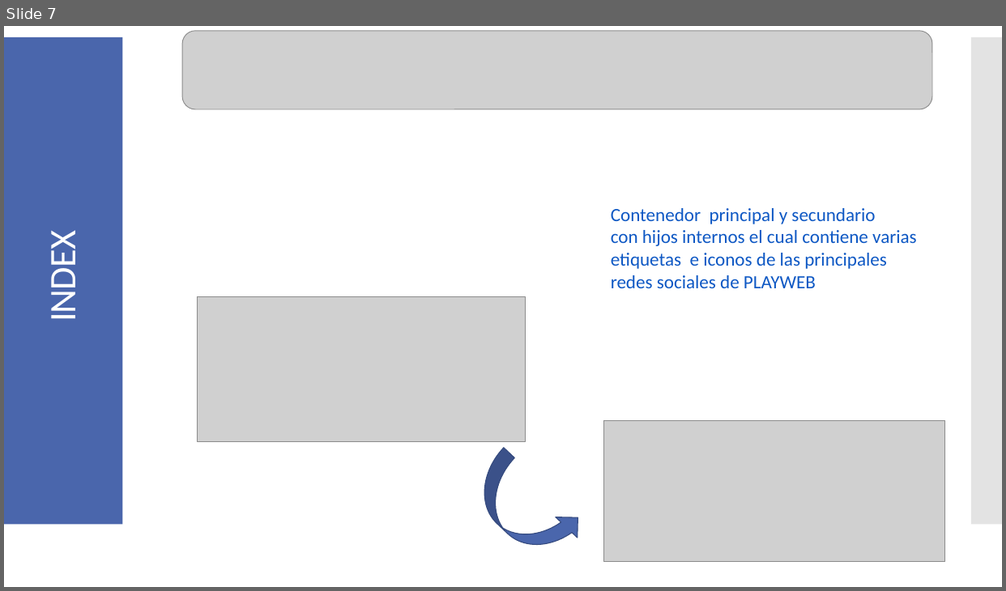
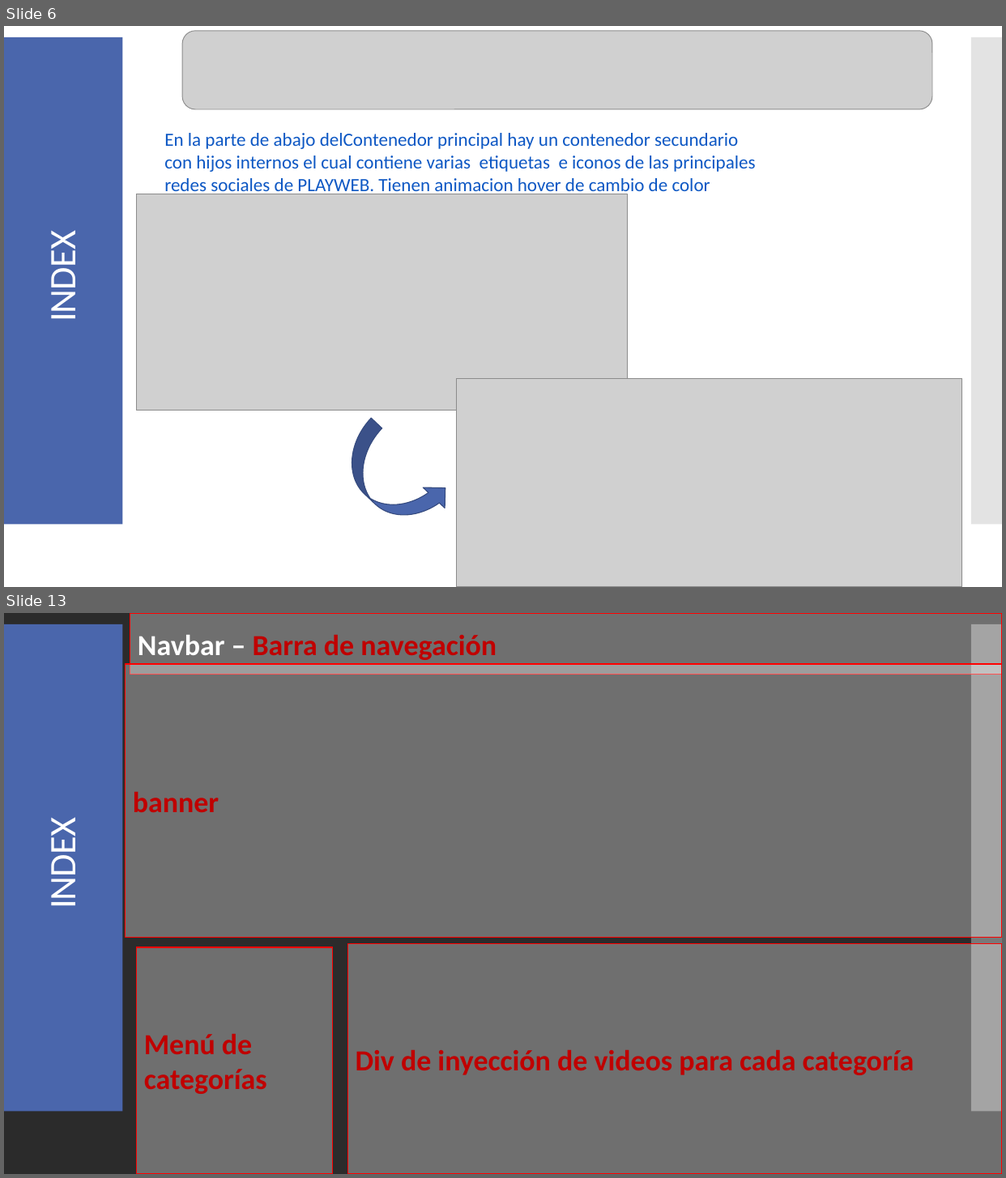
Before and after one commit to MalyJPL/PlayWeb-BICTIA, a slide deck: Manual/Manual_Desarrollo.pptx. Shown one above the other, each under a label of ours: slide 7 before the commit, slides 6 and 13 after it; the slides between them are not shown. The pictures are 1006x591 and 1006x1178 pixels, drawn with LibreOffice and Linux fonts; fonts in the diff are those of the drawing; grey boxes stand for pictures; background and template pictures are left out; a plain dark background stands for a picture behind light text. Boxes give left, top, right and bottom in pixels: in the first picture for what was removed or moved away, otherwise in the second. Text is boxed around its words. In the diff, an @@ line names an element or a change of style, - is before the commit and + after.

```diff
--- a/Manual/Manual_Desarrollo.pptx
+++ b/Manual/Manual_Desarrollo.pptx
@@ slide 13 added at (4, 613, 1002, 1174), background picture (left out); not listed: 2 template elements that a slide beside it also shows @@
@@ rectangle added at (130, 613, 1002, 675), fill #FFFFFF at 32% opacity, outline #FF0000 0.85 pt, 28 pt, text #C00000, bold @@
+Navbar – Barra de navegación
@@ rectangle added at (126, 664, 1002, 938), fill #FFFFFF at 32% opacity, outline #FF0000 0.85 pt, 28 pt, text #C00000, bold @@
+banner
@@ title added at (40, 827, 85, 906), 36 pt, text #FFFFFF @@
+INDEX
@@ rectangle added at (137, 948, 333, 1174), fill #FFFFFF at 32% opacity, outline #FF0000 0.85 pt, 28 pt, text #C00000, bold @@
+Menú de categorías
@@ rectangle added at (347, 944, 1002, 1174), fill #FFFFFF at 32% opacity, outline #FF0000 0.85 pt, 28 pt, text #C00000, bold @@
+Div de inyección de videos para cada categoría
@@ what was slide 7 is now slide 6 @@
@@ slide 6 changed as well @@
@@ text at (164, 133, 756, 196): text changed @@
-Contenedor principal y secundario
-con hijos internos el cual contiene varias
-etiquetas e iconos de las principales
-redes sociales de PLAYWEB
+En la parte de abajo delContenedor principal hay un contenedor secundario
+con hijos internos el cual contiene varias etiquetas e iconos de las principales
+redes sociales de PLAYWEB. Tienen animacion hover de cambio de color
@@ picture: place and size @@
-picture at (197, 297, 526, 442)
+picture at (136, 194, 627, 411)
@@ picture: place and size @@
-picture at (603, 420, 945, 561)
+picture at (456, 378, 962, 587)
@@ curved up arrow: place and size @@
-curved up arrow at (462, 448, 589, 571)
+curved up arrow at (330, 419, 456, 542)
```
Also in this commit, not shown: 6 other slides changed, 17 other slides added, 2 slides removed, 10 other files.
